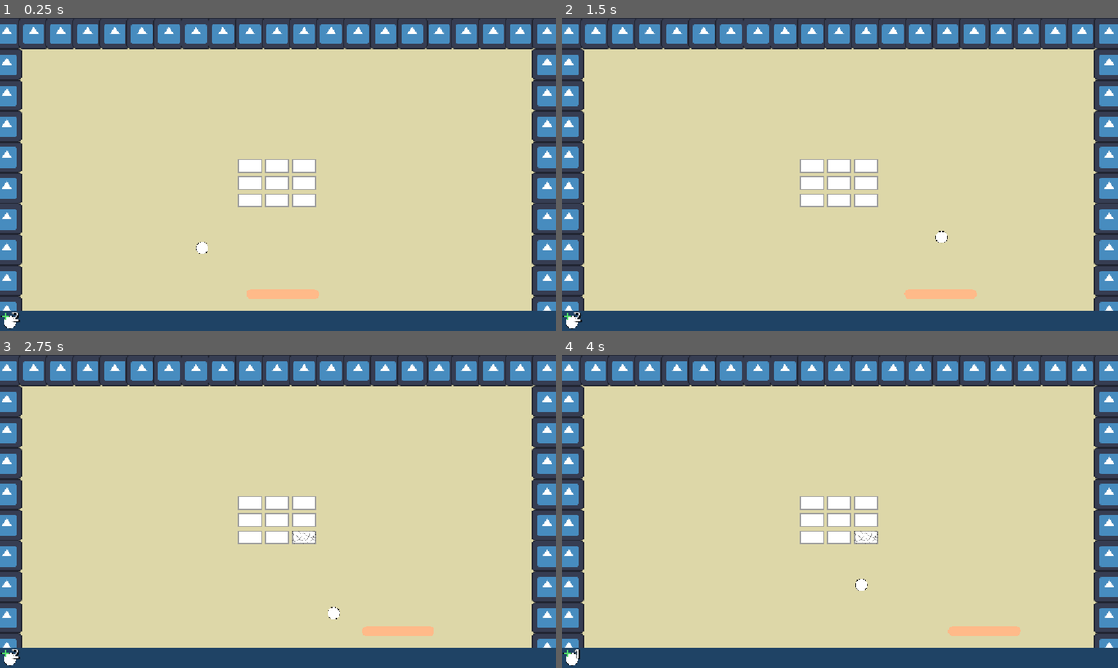
Above: before the commit, frames 1-4 (two rows, left to right).
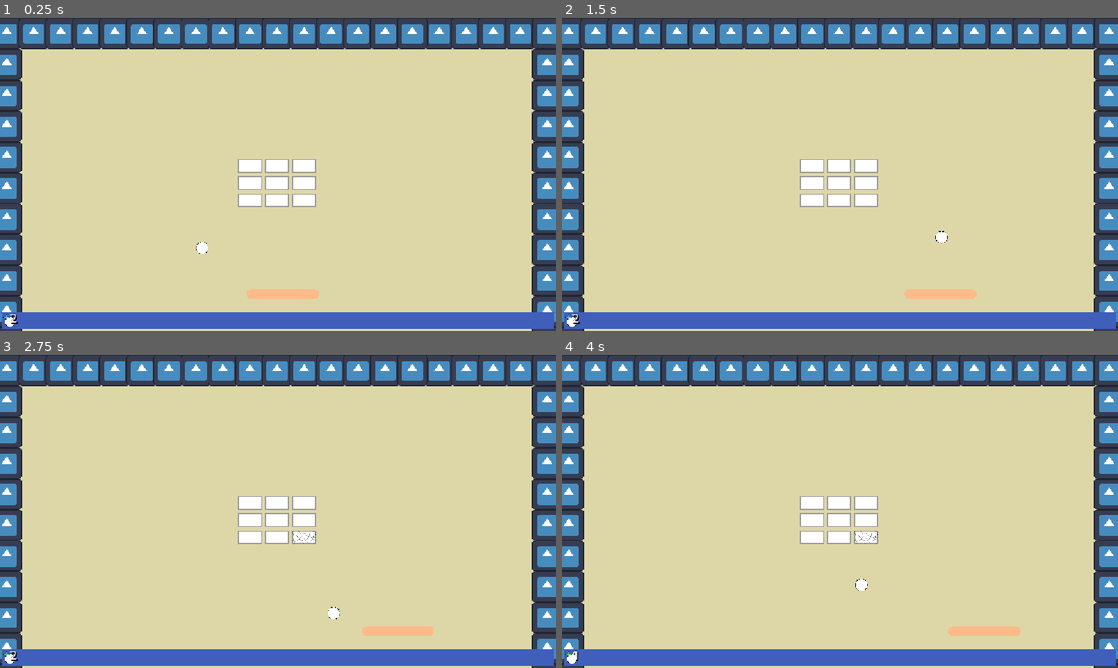
Above: after the commit, the same moments.

Repository: abderrahman504/Breakout-like
Game: Godot game, scene res://scenes/level.tscn
The game is run twice, just before and just after one commit, with the same random seed, the same clock (stepped at 60 frames per second) and the same inputs. The engine's default icon, where the game draws it, is replaced by a stand-in: a white triangle on a blue panel in a dark square.
Inputs:
- Up to frame 1 (0.25 s): no input
- Up to frame 2 (1.5 s): hold Right (Move Right) 0.53-1.28 s; tap Space (Launch Ball) at 0.6, 1.35 s; hold Left (Move Left) from 1.28 s (still down)
- Up to frame 3 (2.75 s): release Left (Move Left) at 2.03 s; hold Right (Move Right) from 2.03 s (still down); tap Space (Launch Ball) at 2.1 s
- Up to frame 4 (4 s): tap Space (Launch Ball) at 2.85, 3.6 s; release Right (Move Right) at 3.53 s; hold Left (Move Left) from 3.53 s (still down)

The runs differ from the first frame. In frame 1, 6.3% of the frame differs, in the area x 0-100%, y 93-100%; in frame 2, 6.3%; in frame 3, 6.3%; in frame 4, 6.3%.

Commit message:
Move some files around

Diff:
--- a/resources/move_angles.tres
+++ b/resources/move_angles.tres
@@ -1,6 +1,6 @@
 [gd_resource type="Resource" script_class="MoveAngles" load_steps=2 format=3 uid="uid://dtg8yaxfy8vl"]
 
-[ext_resource type="Script" uid="uid://d1gf4rybv1wwp" path="res://src/MoveAngles.gd" id="1_jucyn"]
+[ext_resource type="Script" uid="uid://d1gf4rybv1wwp" path="res://src/breakout/misc/MoveAngles.gd" id="1_jucyn"]
 
 [resource]
 script = ExtResource("1_jucyn")
--- a/resources/paddle_launch_angles.tres
+++ b/resources/paddle_launch_angles.tres
@@ -1,6 +1,6 @@
 [gd_resource type="Resource" script_class="MoveAngles" load_steps=2 format=3 uid="uid://b7d8x5t8u6ubb"]
 
-[ext_resource type="Script" uid="uid://d1gf4rybv1wwp" path="res://src/MoveAngles.gd" id="1_d124o"]
+[ext_resource type="Script" uid="uid://d1gf4rybv1wwp" path="res://src/breakout/misc/MoveAngles.gd" id="1_d124o"]
 
 [resource]
 script = ExtResource("1_d124o")
--- a/scenes/ball.tscn
+++ b/scenes/ball.tscn
@@ -1,7 +1,7 @@
 [gd_scene load_steps=8 format=3 uid="uid://bwthlo64pi2gx"]
 
-[ext_resource type="Script" uid="uid://j6oc6ra4iscw" path="res://src/Ball.gd" id="1_7s4qf"]
-[ext_resource type="Script" uid="uid://d4jvr2grl8lrd" path="res://src/ReflectLogic/ReflectLogic.gd" id="2_cxlvu"]
+[ext_resource type="Script" uid="uid://j6oc6ra4iscw" path="res://src/breakout/Ball.gd" id="1_7s4qf"]
+[ext_resource type="Script" uid="uid://d4jvr2grl8lrd" path="res://src/breakout/reflect_logic/ReflectLogic.gd" id="2_cxlvu"]
 [ext_resource type="Resource" uid="uid://dtg8yaxfy8vl" path="res://resources/move_angles.tres" id="2_f7cbr"]
 [ext_resource type="Texture2D" uid="uid://c8bq4umnnr5pj" path="res://assets/textures/ball.png" id="3_4dx81"]
 [ext_resource type="PackedScene" uid="uid://ysdrqqndwd4n" path="res://scenes/trail.tscn" id="5_eew57"]
--- a/scenes/brick.tscn
+++ b/scenes/brick.tscn
@@ -1,6 +1,6 @@
 [gd_scene load_steps=4 format=3 uid="uid://be6m7brci0ic2"]
 
-[ext_resource type="Script" uid="uid://6ubbt1s1tmgj" path="res://src/bricks/Brick.gd" id="1_0w5h4"]
+[ext_resource type="Script" uid="uid://6ubbt1s1tmgj" path="res://src/breakout/bricks/Brick.gd" id="1_0w5h4"]
 [ext_resource type="Texture2D" uid="uid://bulbv5jq12ff5" path="res://assets/textures/brick.png" id="1_5l4w1"]
 
 [sub_resource type="RectangleShape2D" id="RectangleShape2D_0w5h4"]
--- a/scenes/brick_manager.tscn
+++ b/scenes/brick_manager.tscn
@@ -1,6 +1,6 @@
 [gd_scene load_steps=23 format=4 uid="uid://b6lu5c03xlch3"]
 
-[ext_resource type="Script" uid="uid://dyyorvtlpuvvi" path="res://src/bricks/BricksManager.gd" id="1_22er3"]
+[ext_resource type="Script" uid="uid://dyyorvtlpuvvi" path="res://src/breakout/bricks/BricksManager.gd" id="1_22er3"]
 [ext_resource type="Texture2D" uid="uid://bulbv5jq12ff5" path="res://assets/textures/brick.png" id="1_xnran"]
 [ext_resource type="Shader" uid="uid://ubprwy4c5tvh" path="res://assets/shaders/crack.gdshader" id="2_8rixh"]
 
--- a/scenes/level.tscn
+++ b/scenes/level.tscn
@@ -5,7 +5,7 @@
 [ext_resource type="PackedScene" uid="uid://b4yqt20fg36v4" path="res://scenes/paddle.tscn" id="1_w7c3h"]
 [ext_resource type="PackedScene" uid="uid://b6lu5c03xlch3" path="res://scenes/brick_manager.tscn" id="3_w8frs"]
 [ext_resource type="PackedScene" uid="uid://bqxg435sjxs56" path="res://scenes/ui.tscn" id="5_ppgk2"]
-[ext_resource type="Script" uid="uid://ibojqqj2x8kg" path="res://src/misc/SlotBallToPaddle.gd" id="6_2r41h"]
+[ext_resource type="Script" uid="uid://ibojqqj2x8kg" path="res://src/breakout/misc/SlotBallToPaddle.gd" id="6_2r41h"]
 
 [sub_resource type="CapsuleShape2D" id="CapsuleShape2D_mx8sn"]
 radius = 23.0
@@ -23,7 +23,7 @@
 physics_layer_0/collision_mask = 3
 sources/1 = SubResource("TileSetAtlasSource_w8frs")
 
-[node name="Level" type="Node2D"]
+[node name="Breakout" type="Node2D"]
 script = ExtResource("1_mx8sn")
 metadata/_edit_lock_ = true
 
--- a/scenes/paddle.tscn
+++ b/scenes/paddle.tscn
@@ -1,9 +1,9 @@
 [gd_scene load_steps=7 format=3 uid="uid://b4yqt20fg36v4"]
 
-[ext_resource type="Script" uid="uid://0j1832bogpbr" path="res://src/Paddle/Paddle.gd" id="1_y7wee"]
-[ext_resource type="Script" uid="uid://ce0wvpoe7qcq5" path="res://src/Paddle/PaddleController.gd" id="2_mo4dg"]
+[ext_resource type="Script" uid="uid://0j1832bogpbr" path="res://src/breakout/paddle/Paddle.gd" id="1_y7wee"]
+[ext_resource type="Script" uid="uid://ce0wvpoe7qcq5" path="res://src/breakout/paddle/PaddleController.gd" id="2_mo4dg"]
 [ext_resource type="Resource" uid="uid://b7d8x5t8u6ubb" path="res://resources/paddle_launch_angles.tres" id="2_pacq5"]
-[ext_resource type="Script" uid="uid://cpe454vghank0" path="res://src/ReflectLogic/PaddleReflectLogic.gd" id="5_kvcsl"]
+[ext_resource type="Script" uid="uid://cpe454vghank0" path="res://src/breakout/reflect_logic/PaddleReflectLogic.gd" id="5_kvcsl"]
 
 [sub_resource type="CapsuleShape2D" id="CapsuleShape2D_w7c3h"]
 height = 149.99994
--- a/scenes/ui.tscn
+++ b/scenes/ui.tscn
@@ -1,13 +1,18 @@
-[gd_scene load_steps=6 format=3 uid="uid://bqxg435sjxs56"]
+[gd_scene load_steps=7 format=3 uid="uid://bqxg435sjxs56"]
 
 [ext_resource type="Texture2D" uid="uid://cg6hvfo4b5psu" path="res://assets/textures/ui/backup_ball.png" id="1_nt7q6"]
+[ext_resource type="Texture2D" uid="uid://cgpypemeujm57" path="res://assets/ui/blank_panel_outlined.png" id="1_yev5y"]
 [ext_resource type="Script" uid="uid://c25qwaudjdf62" path="res://src/level/ui/BackupBallsElement.gd" id="2_x4jx1"]
 
 [sub_resource type="StyleBoxFlat" id="StyleBoxFlat_mx8sn"]
 bg_color = Color(0.072569855, 0, 0.44995916, 1)
 
-[sub_resource type="StyleBoxFlat" id="StyleBoxFlat_ppgk2"]
-bg_color = Color(0.120239906, 0.26141044, 0.39638388, 1)
+[sub_resource type="StyleBoxTexture" id="StyleBoxTexture_gdt2y"]
+texture = ExtResource("1_yev5y")
+texture_margin_left = 4.0
+texture_margin_top = 4.0
+texture_margin_right = 4.0
+texture_margin_bottom = 4.0
 
 [sub_resource type="LabelSettings" id="LabelSettings_2r41h"]
 font_size = 26
@@ -66,6 +71,7 @@
 text = "Ran out of balls :("
 
 [node name="PanelContainer" type="PanelContainer" parent="."]
+self_modulate = Color(0.24726978, 0.37210438, 0.7338508, 1)
 layout_mode = 1
 anchors_preset = 12
 anchor_top = 1.0
@@ -74,7 +80,7 @@
 offset_top = -41.0
 grow_horizontal = 2
 grow_vertical = 0
-theme_override_styles/panel = SubResource("StyleBoxFlat_ppgk2")
+theme_override_styles/panel = SubResource("StyleBoxTexture_gdt2y")
 
 [node name="HBoxContainer" type="HBoxContainer" parent="PanelContainer"]
 layout_mode = 2
Renamed: src/Ball.gd -> src/breakout/Ball.gd
Renamed: src/Ball.gd.uid -> src/breakout/Ball.gd.uid
Renamed: src/bricks/Brick.gd -> src/breakout/bricks/Brick.gd
Renamed: src/bricks/Brick.gd.uid -> src/breakout/bricks/Brick.gd.uid
Renamed: src/bricks/BricksManager.gd -> src/breakout/bricks/BricksManager.gd
Renamed: src/bricks/BricksManager.gd.uid -> src/breakout/bricks/BricksManager.gd.uid
Renamed: src/MoveAngles.gd -> src/breakout/misc/MoveAngles.gd
Renamed: src/MoveAngles.gd.uid -> src/breakout/misc/MoveAngles.gd.uid
Renamed: src/misc/SlotBallToPaddle.gd -> src/breakout/misc/SlotBallToPaddle.gd
Renamed: src/misc/SlotBallToPaddle.gd.uid -> src/breakout/misc/SlotBallToPaddle.gd.uid
Renamed: src/Paddle/Paddle.gd -> src/breakout/paddle/Paddle.gd
Renamed: src/Paddle/Paddle.gd.uid -> src/breakout/paddle/Paddle.gd.uid
(and 6 more such lines)
